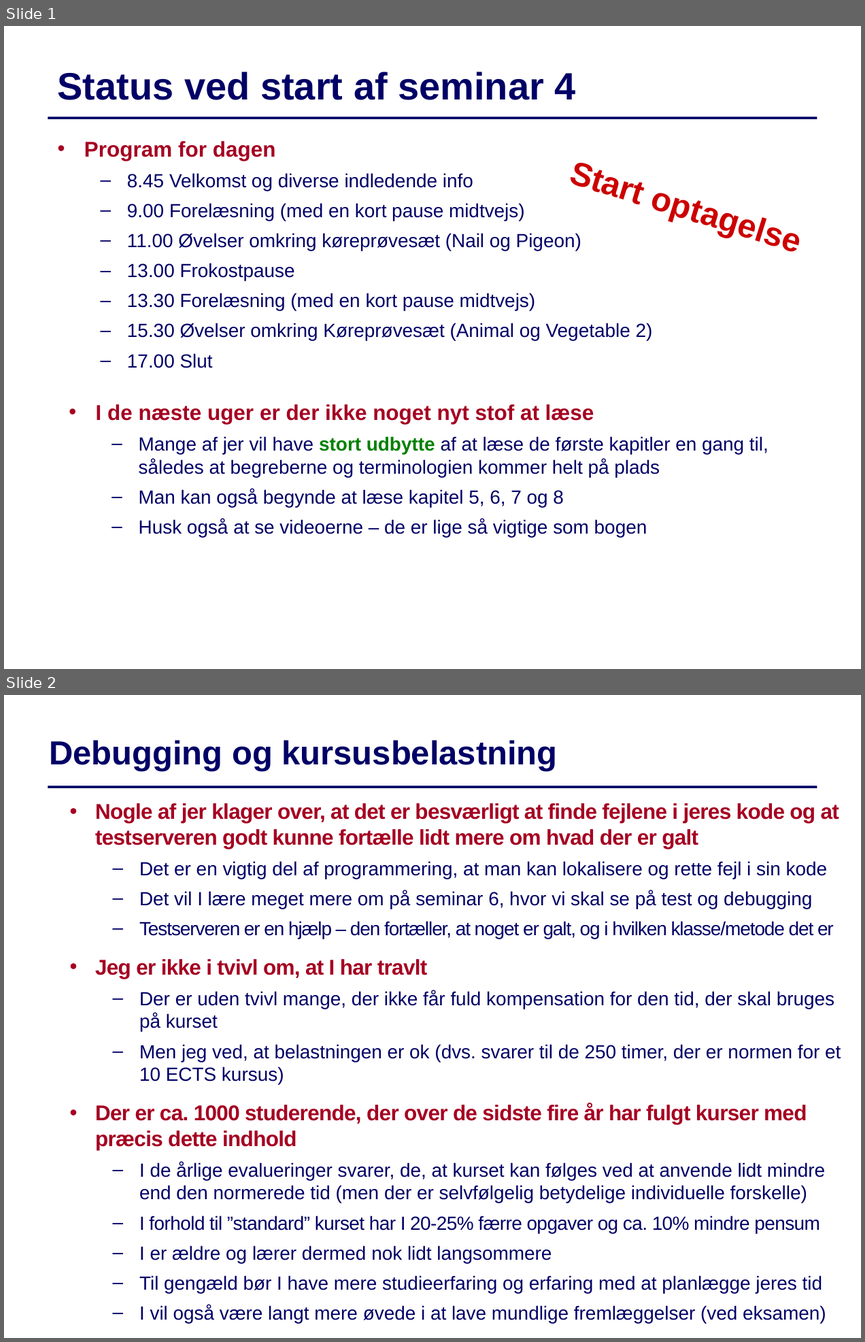
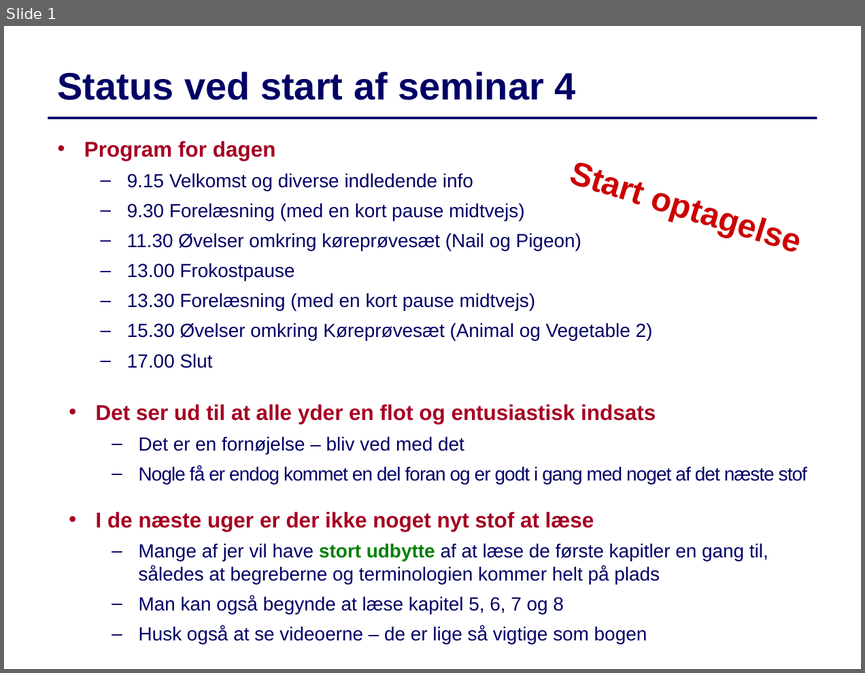
Before and after one commit to IntProgAU/Materiale, a slide deck: web/g22/status/Status4.pptx. Shown one above the other, each under a label of ours: slides 1 and 2 before the commit, slide 1 after it. The pictures are 865x1342 and 865x673 pixels, drawn with LibreOffice and Linux fonts; fonts in the diff are those of the drawing. Boxes give left, top, right and bottom in pixels: in the first picture for what was removed or moved away, otherwise in the second. Text is boxed around its words. In the diff, an @@ line names an element or a change of style, - is before the commit and + after.

```diff
--- a/web/g22/status/Status4.pptx
+++ b/web/g22/status/Status4.pptx
@@ slide 2 removed at box(4, 695, 861, 1338), background #FFFFFF; not listed: 1 template element that a slide beside it also shows @@
@@ text removed at box(49, 740, 558, 771) @@
-Debugging og kursusbelastning
@@ text removed at box(95, 803, 840, 1323) @@
-  • Nogle af jer klager over, at det er besværligt at finde fejlene i jeres kode og at testserveren godt kunne fortælle lidt mere om hvad der er galt
-  – Det er en vigtig del af programmering, at man kan lokalisere og rette fejl i sin kode
-  – Det vil I lære meget mere om på seminar 6, hvor vi skal se på test og debugging
-  – Testserveren er en hjælp – den fortæller, at noget er galt, og i hvilken klasse/metode det er
-  • Jeg er ikke i tvivl om, at I har travlt
-  – Der er uden tvivl mange, der ikke får fuld kompensation for den tid, der skal bruges på kurset
-  – Men jeg ved, at belastningen er ok (dvs. svarer til de 250 timer, der er normen for et 10 ECTS kursus)
-  • Der er ca. 1000 studerende, der over de sidste fire år har fulgt kurser med præcis dette indhold
-  – I de årlige evalueringer svarer, de, at kurset kan følges ved at anvende lidt mindre end den normerede tid (men der er selvfølgelig betydelige individuelle forskelle)
-  – I forhold til ”standard” kurset har I 20-25% færre opgaver og ca. 10% mindre pensum
-  – I er ældre og lærer dermed nok lidt langsommere
-  – Til gengæld bør I have mere studieerfaring og erfaring med at planlægge jeres tid
-  – I vil også være langt mere øvede i at lave mundlige fremlæggelser (ved eksamen)
@@ slide 1 changed as well @@
@@ text at box(127, 173, 581, 250): text changed @@
-  – 8.45 Velkomst og diverse indledende info
-  – 9.00 Forelæsning (med en kort pause midtvejs)
-  – 11.00 Øvelser omkring køreprøvesæt (Nail og Pigeon)
+  – 9.15 Velkomst og diverse indledende info
+  – 9.30 Forelæsning (med en kort pause midtvejs)
+  – 11.30 Øvelser omkring køreprøvesæt (Nail og Pigeon)
@@ text at box(96, 404, 807, 484): paragraphs added @@
+• Det ser ud til at alle yder en flot og entusiastisk indsats
+  – Det er en fornøjelse – bliv ved med det
+  – Nogle få er endog kommet en del foran og er godt i gang med noget af det næste stof
```
Also in this commit, not shown: 4 other slides changed, 2 other slides removed, 7 other files.
